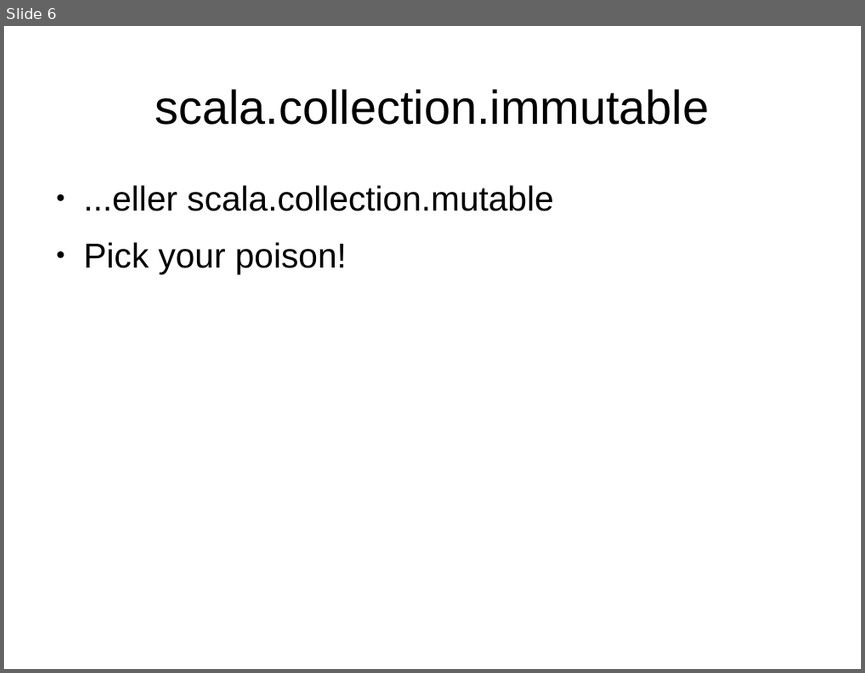
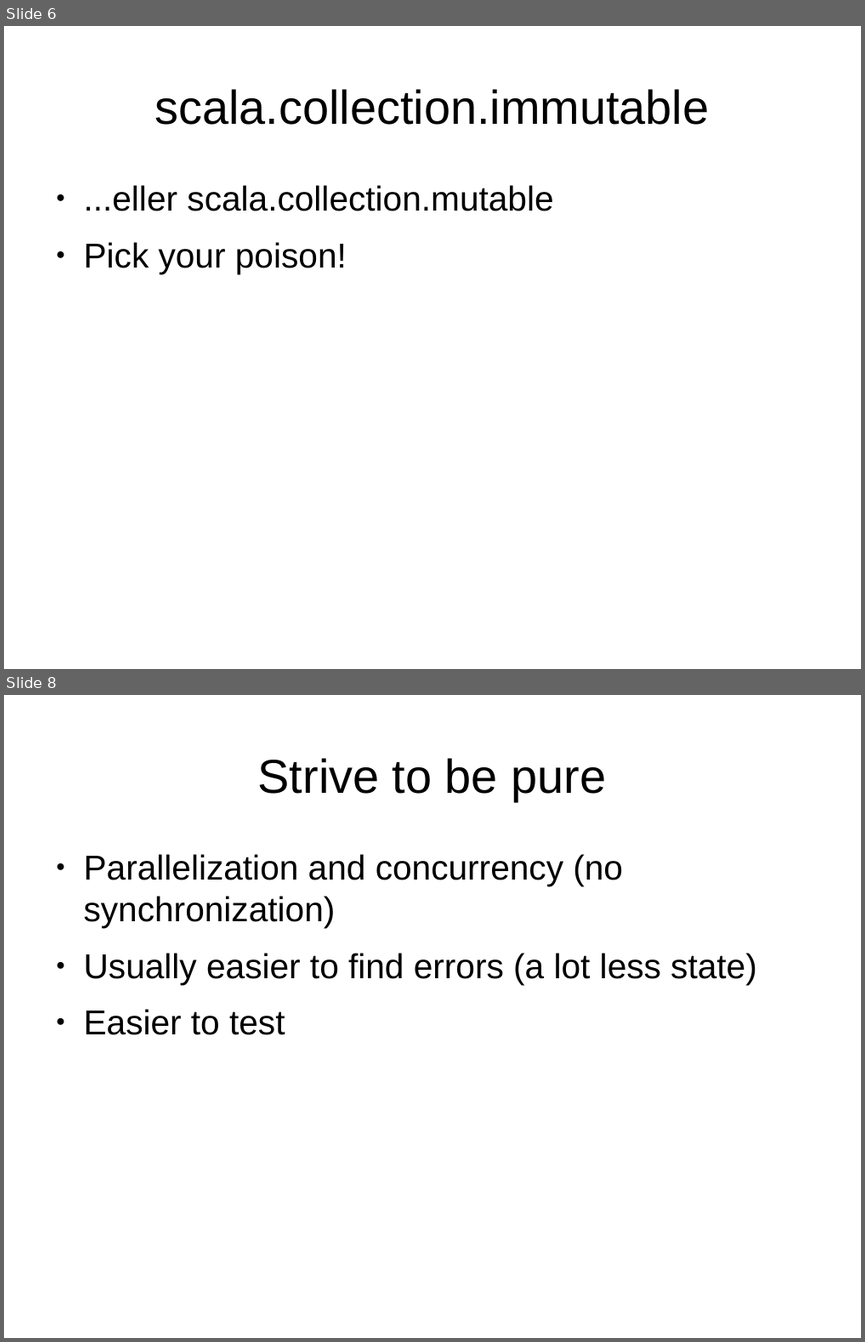
Before and after one commit to javaBin/scala-training-slides, a slide deck: 1.7 - funksjonell_programmering.odp. Shown one above the other, each under a label of ours: slide 6 before the commit, slides 6 and 8 after it; the slides between them are not shown. The pictures are 865x673 and 865x1342 pixels, drawn with LibreOffice and Linux fonts; fonts in the diff are those of the drawing; background and template pictures are left out. Boxes give left, top, right and bottom in pixels: in the first picture for what was removed or moved away, otherwise in the second. Text is boxed around its words. In the diff, an @@ line names an element or a change of style, - is before the commit and + after.

```diff
--- a/1.7 - funksjonell_programmering.odp
+++ b/1.7 - funksjonell_programmering.odp
@@ slide 8 added at bbox=[4, 695, 861, 1338], background #FFFFFF @@
@@ title added at bbox=[258, 758, 607, 801], 44 pt, text #000000 @@
+Strive to be pure
@@ text added at bbox=[84, 854, 757, 1035], 32 pt, text #000000 @@
+● Parallelization and concurrency (no synchronization)
+● Usually easier to find errors (a lot less state)
+● Easier to test
```
Also in this commit, not shown: 3 slides changed, 3 other slides added, 4 slides removed.
